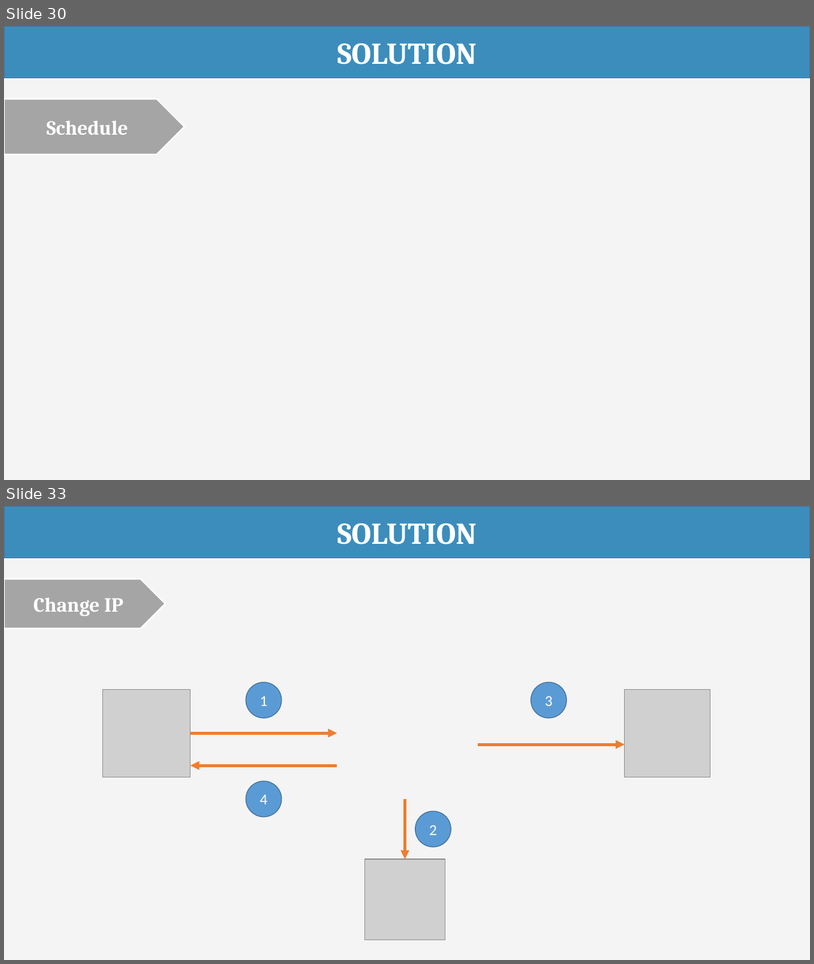
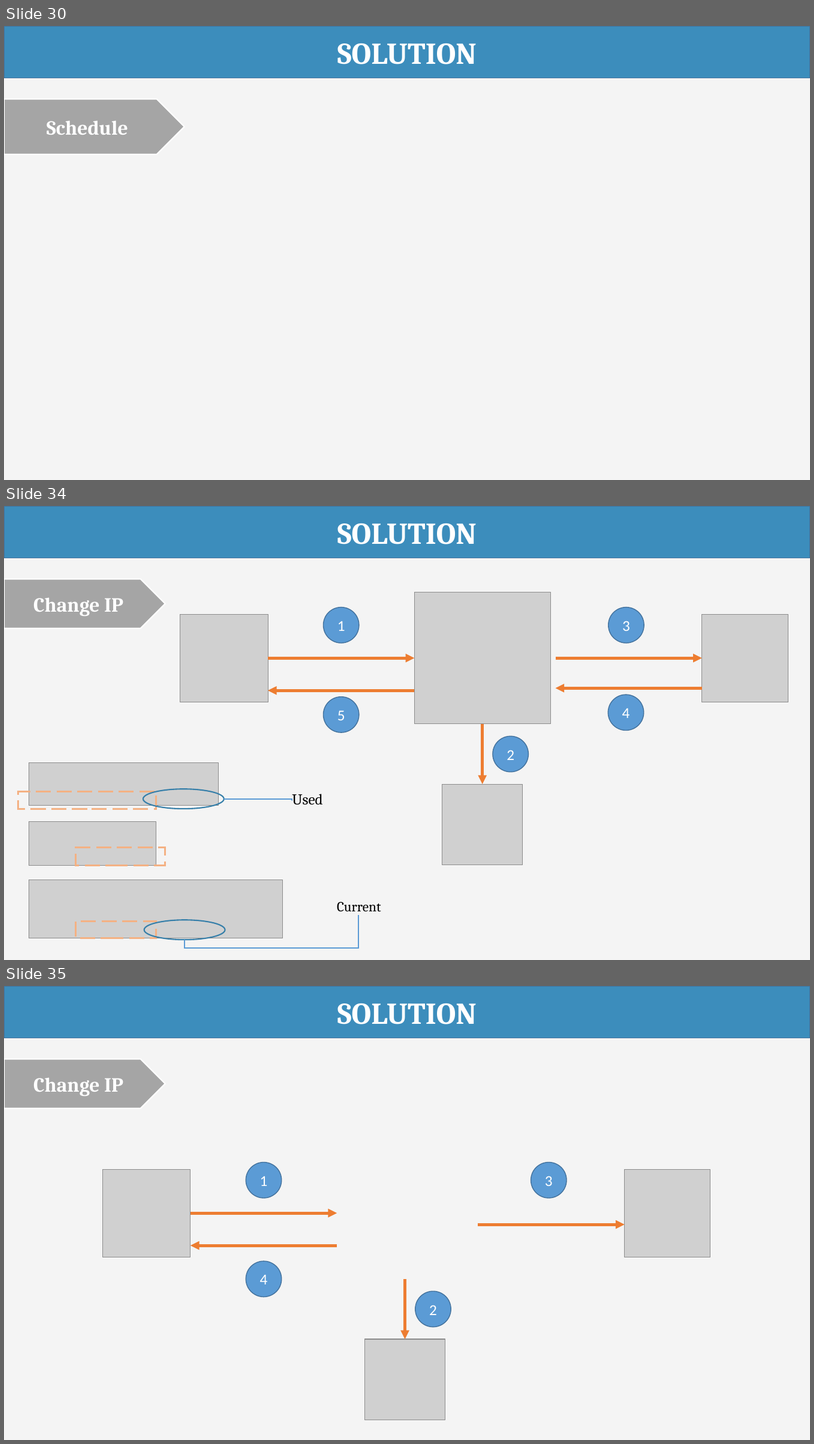
Before and after one commit to haltt051093/IMS-datacenter, a slide deck: Document/Presentation/IMS_20160408_Presentation.pptx. Shown one above the other, each under a label of ours: slides 30 and 33 before the commit, slides 30, 34 and 35 after it; the slides between them are not shown. The pictures are 814x964 and 814x1444 pixels, drawn with LibreOffice and Linux fonts; fonts in the diff are those of the drawing; grey boxes stand for pictures. Boxes give left, top, right and bottom in pixels: in the first picture for what was removed or moved away, otherwise in the second. Text is boxed around its words. In the diff, an @@ line names an element or a change of style, - is before the commit and + after.

```diff
--- a/Document/Presentation/IMS_20160408_Presentation.pptx
+++ b/Document/Presentation/IMS_20160408_Presentation.pptx
@@ slide 34 added at box(4, 506, 810, 960), background #F4F4F4 @@
@@ rectangle added at box(4, 506, 810, 558), fill #3C8DBC, outline #43739E 1 pt, 36 pt, text #FFFFFF, bold @@
+SOLUTION
@@ pentagon arrow added at box(4, 579, 165, 629), fill #A5A5A5, outline #FFFFFF 1.5 pt, 24 pt, text #FFFFFF, bold @@
+Change IP
@@ picture added at box(415, 592, 551, 724) @@
@@ ellipse added at box(323, 607, 359, 643), fill #5B9BD5, outline #43739E 1 pt, 18 pt, text #FFFFFF @@
+1
@@ ellipse added at box(609, 607, 645, 643), fill #5B9BD5, outline #43739E 1 pt, 18 pt, text #FFFFFF @@
+3
@@ picture added at box(180, 614, 269, 702) @@
@@ picture added at box(703, 614, 789, 702) @@
@@ arrow added from (269, 658) to (415, 658), #ED7D31 3.5 pt @@
@@ arrow added from (556, 658) to (703, 658), #ED7D31 3.5 pt @@
@@ arrow added from (415, 691) to (269, 691), #ED7D31 3.5 pt @@
@@ ellipse added at box(323, 697, 359, 732), fill #5B9BD5, outline #43739E 1 pt, 18 pt, text #FFFFFF @@
+5
@@ arrow added from (703, 688) to (556, 688), #ED7D31 3.5 pt @@
@@ ellipse added at box(608, 695, 644, 730), fill #5B9BD5, outline #43739E 1 pt, 18 pt, text #FFFFFF @@
+4
@@ arrow added from (483, 724) to (483, 784), #ED7D31 3.5 pt @@
@@ ellipse added at box(493, 736, 528, 772), fill #5B9BD5, outline #43739E 1 pt, 18 pt, text #FFFFFF @@
+2
@@ picture added at box(29, 762, 219, 805) @@
@@ rectangle added at box(18, 792, 156, 808), outline #F4B183 2.25 pt dashed @@
@@ ellipse added at box(143, 789, 224, 809), outline #367FA9 1.5 pt @@
@@ text added at box(292, 793, 323, 804), 18 pt, text #000000 @@
+Used
@@ picture added at box(443, 784, 523, 864) @@
@@ elbow line added from (224, 799) to (292, 800), #5B9BD5 1.5 pt @@
@@ picture added at box(29, 822, 156, 865) @@
@@ rectangle added at box(76, 847, 165, 865), outline #F4B183 2.25 pt dashed @@
@@ picture added at box(29, 880, 283, 938) @@
@@ text added at box(337, 901, 381, 912), 16.6 pt, text #000000 @@
+Current
@@ elbow line added from (185, 939) to (359, 916), #5B9BD5 1.5 pt @@
@@ rectangle added at box(76, 921, 156, 938), outline #F4B183 2.25 pt dashed @@
@@ ellipse added at box(144, 920, 225, 940), outline #367FA9 1.5 pt @@
@@ what was slide 33 is now slide 35 @@
```
Also in this commit, not shown: 5 slides changed, 2 other slides added, 1 slide removed.
